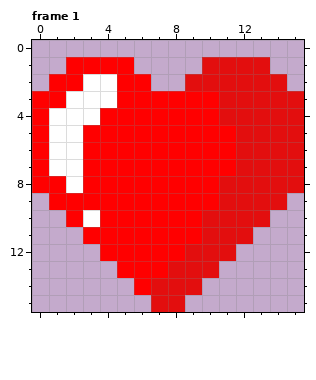
Pixel-art file: Aseprite/icons.aseprite. Above: the version before the commit.
16x16 pixels, 2 frames. Shown: frame 1.
The result:
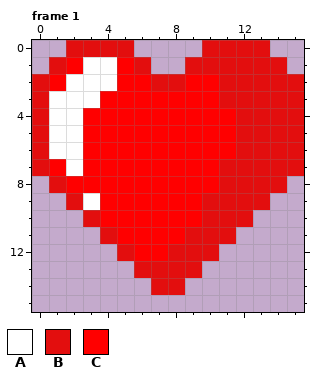
Palette (. is transparent): A #ffffff  B #e30e0e  C #ff0000
What changed:
--- frame 1
@@ x 0..15 @@
- 0 ................
- 1 ..CCCC....BBBB..
- 2 .CCAACC..BBBBBB.
- 3 CCAAACCCCCCBBBBB
- 4 CAAACCCCCCCBBBBB
- 5 CAACCCCCCCCCBBBB
- 6 CAACCCCCCCCCBBBB
- 7 CAACCCCCCCCCBBBB
- 8 CCACCCCCCCCBBBBB
- 9 .CCCCCCCCCCBBBB.
-10 ..CACCCCCCBBBB..
-11 ...CCCCCCCBBB...
-12 ....CCCCCBBB....
-13 .....CCCBBB.....
-14 ......CBBB......
-15 .......BB.......
+ 0 ..BBBB....BBBB..
+ 1 .BCAACB..BBBBBB.
+ 2 BCAAACCBBCCBBBBB
+ 3 BAAACCCCCCCBBBBB
+ 4 BAACCCCCCCCCBBBB
+ 5 BAACCCCCCCCCBBBB
+ 6 BAACCCCCCCCCBBBB
+ 7 BCACCCCCCCCBBBBB
+ 8 .BCCCCCCCCCBBBB.
+ 9 ..BACCCCCCBBBB..
+10 ...BCCCCCCBBB...
+11 ....BCCCCBBB....
+12 .....BCCBBB.....
+13 ......BBBB......
+14 .......BB.......
+15 ................
Boxes around the changes in both pictures, in picture pixels (x1, y1, x2, y2):
changed: (32, 40, 304, 312)
